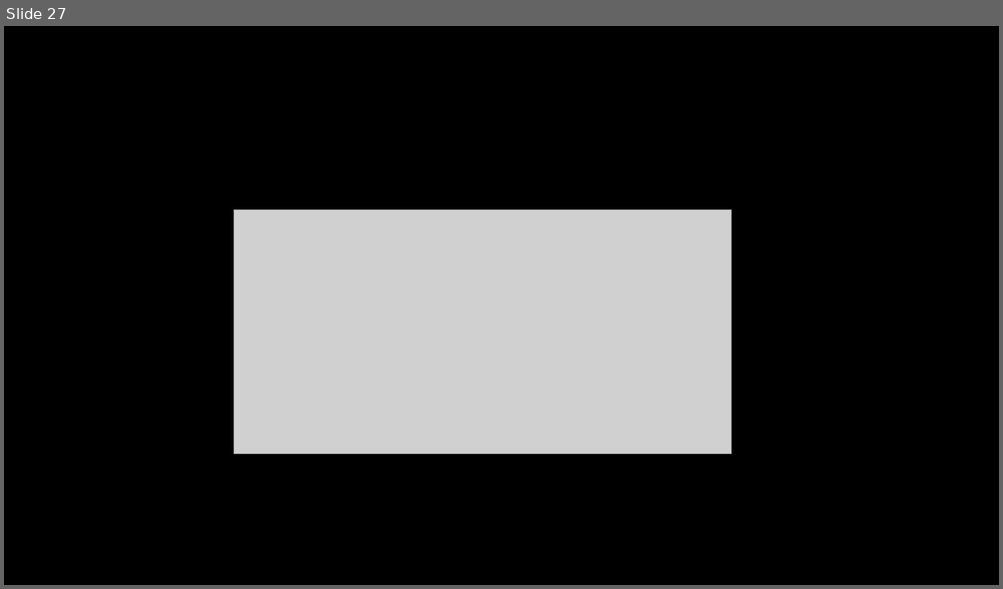
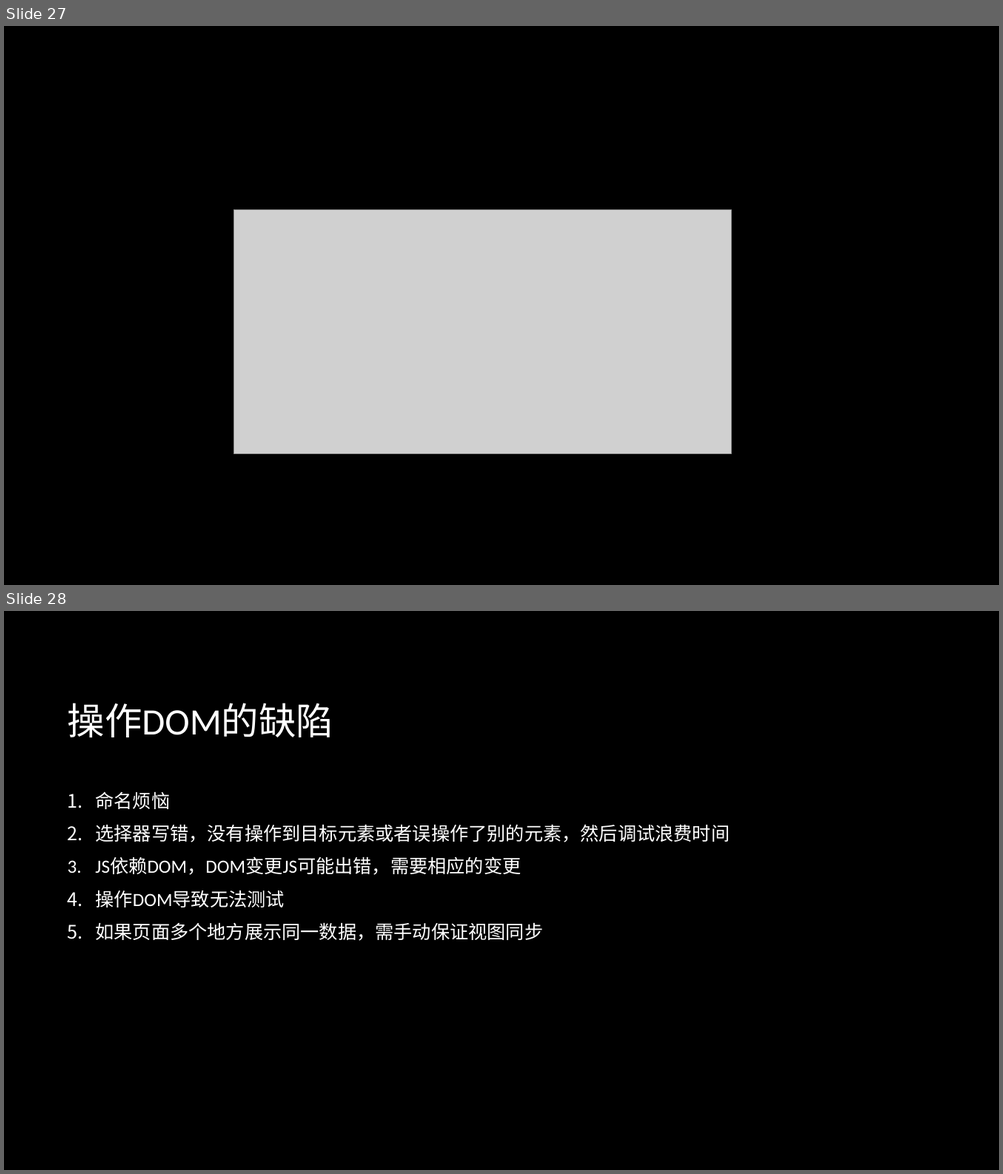
Before and after one commit to zhanglingkang/study, a slide deck: article/front-end/前端技术分享.pptx. Shown one above the other, each under a label of ours: slide 27 before the commit, slides 27 and 28 after it. The pictures are 1003x589 and 1003x1174 pixels, drawn with LibreOffice and Linux fonts; fonts in the diff are those of the drawing; grey boxes stand for pictures; background and template pictures are left out. Boxes give left, top, right and bottom in pixels: in the first picture for what was removed or moved away, otherwise in the second. Text is boxed around its words. In the diff, an @@ line names an element or a change of style, - is before the commit and + after.

Commit message:
update fe ppt

```diff
--- a/article/front-end/前端技术分享.pptx
+++ b/article/front-end/前端技术分享.pptx
@@ slide 28 added at [4,611,999,1170], background picture (left out) @@
@@ title added at [68,703,333,738], 36 pt, text #FFFFFF @@
+操作DOM的缺陷
@@ text added at [95,792,729,941], 18 pt, text #FFFFFF @@
+1. 命名烦恼
+2. 选择器写错，没有操作到目标元素或者误操作了别的元素，然后调试浪费时间
+3. JS依赖DOM，DOM变更JS可能出错，需要相应的变更
+4. 操作DOM导致无法测试
+5. 如果页面多个地方展示同一数据，需手动保证视图同步
```
